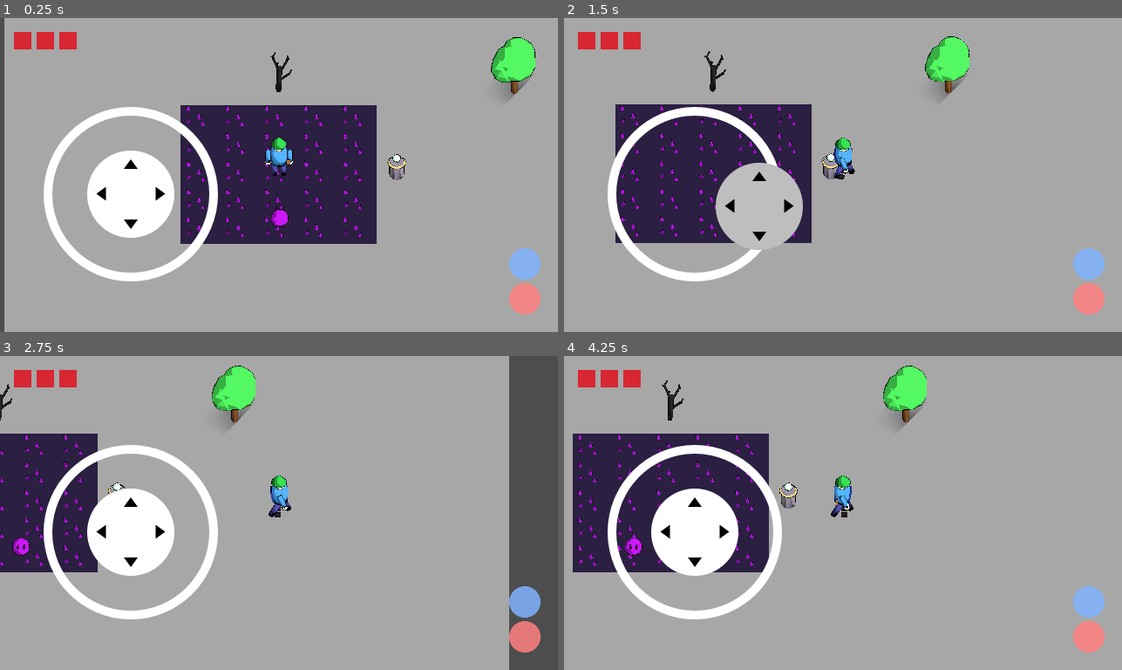
Above: before the commit, frames 1-4 (two rows, left to right).
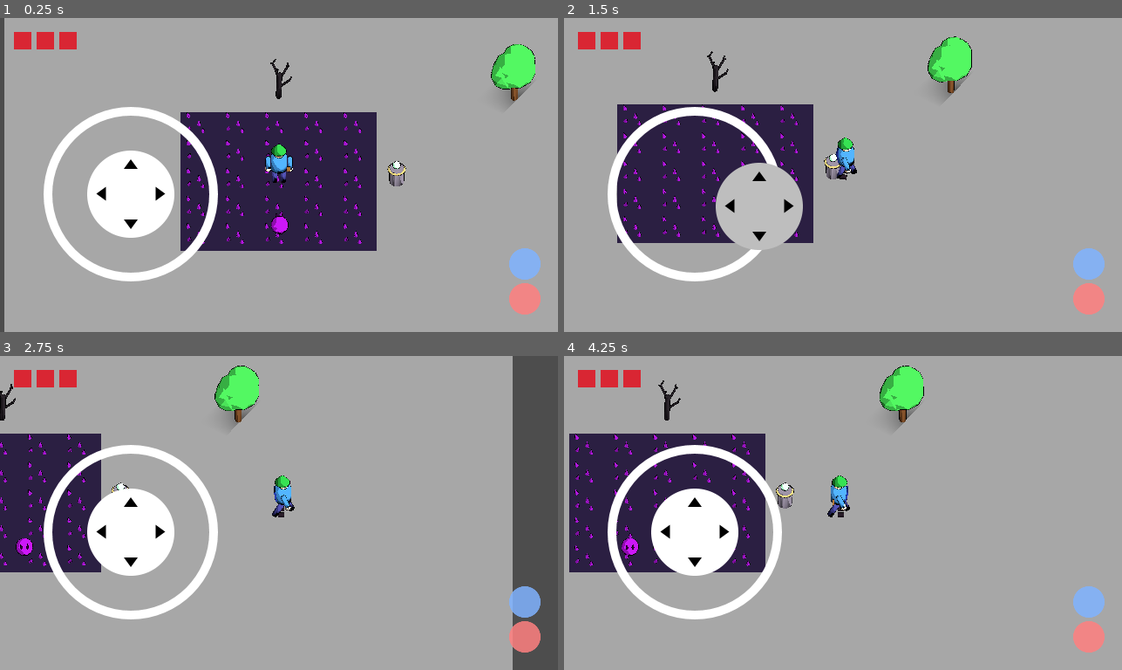
Above: after the commit, the same moments.

Repository: yogimathius/concept-01-restorative-zelda-3d
Game: Godot game, scene res://scenes/main.tscn
Same seed, same stepped clock (60 frames per second), same inputs: the game is played once before the commit and once after it.
Inputs (mouse positions are in pixels of both pictures, inside the frame that each line leads up to):
- Up to frame 1 (0.25 s): no input
- Up to frame 2 (1.5 s): move the mouse to (965, 159) at 0.52 s; hold D (move_right) 0.53-1.25 s; tap Space (attack) at 0.6 s; click (965, 159) at 0.67 s; drag from (731, 190) to (815, 237) at 1.27 s
- Up to frame 3 (2.75 s): move the mouse to (334, 443) at 2.02 s; hold D (move_right) from 2.03 s (still down); tap Space (attack) at 2.1 s
- Up to frame 4 (4.25 s): release D (move_right) at 2.75 s; drag from (815, 575) to (675, 465) at 2.77 s; move the mouse to (1010, 560) at 3.52 s; hold A (move_left) from 3.53 s (still down); tap Space (attack) at 3.6 s

The runs differ from the first frame. In frame 1, 4.5% of the frame differs, in the area x 32-96%, y 6-75%; in frame 2, 2.2%; in frame 3, 2.5%; in frame 4, 2.9%.

Commit message:
feat: add Juice autoload, synthesized SFX, safe flash, camera shake
Co-Authored-By: Claude Opus 5.5 <noreply@anthropic.com>

Diff:
--- a/project.godot
+++ b/project.godot
@@ -73,3 +73,4 @@
 [autoload]
 
 GameEvents="*res://scripts/game_events.gd"
+Juice="*res://scripts/core/juice.gd"
--- a/scripts/camera_rig.gd
+++ b/scripts/camera_rig.gd
@@ -1,14 +1,48 @@
 extends Camera3D
+## Orthographic follow camera: smoothed follow with a little look-ahead, and
+## trauma-based shake driven by Juice.shake().
 
 @export var target_path: NodePath
 @export var offset: Vector3 = Vector3(0, 8, 8)
+@export var follow_lag: float = 0.15
+@export var look_ahead_time: float = 0.12
+@export var max_shake_offset: float = 0.35
+@export var max_shake_roll_deg: float = 2.0
+@export var trauma_decay: float = 1.8
 
 var target: Node3D
+var trauma := 0.0
+var _focus := Vector3.ZERO
+var _time := 0.0
 
 func _ready() -> void:
 	target = get_node_or_null(target_path)
+	Juice.shake_requested.connect(add_trauma)
+	if target:
+		_focus = target.global_position
+		global_position = _focus + offset
+		look_at(_focus, Vector3.UP)
 
-func _process(_delta: float) -> void:
-	if target:
-		global_position = target.global_position + offset
-		look_at(target.global_position, Vector3.UP)
+func add_trauma(amount: float) -> void:
+	trauma = minf(1.0, trauma + amount)
+
+func _process(delta: float) -> void:
+	if target == null:
+		return
+	var goal := target.global_position
+	if target is CharacterBody3D:
+		var v: Vector3 = (target as CharacterBody3D).velocity
+		goal += Vector3(v.x, 0.0, v.z) * look_ahead_time
+	_focus = _focus.lerp(goal, 1.0 - exp(-delta / follow_lag))
+	global_position = _focus + offset
+	look_at(_focus, Vector3.UP)
+	_time += delta
+	if trauma > 0.0:
+		var s := trauma * trauma
+		var basis := global_transform.basis
+		global_position += (basis.x * _noise(1.0) + basis.y * _noise(2.0)) * max_shake_offset * s
+		rotate_object_local(Vector3.FORWARD, deg_to_rad(max_shake_roll_deg) * s * _noise(3.0))
+		trauma = maxf(0.0, trauma - trauma_decay * delta)
+
+func _noise(seed: float) -> float:
+	return sin(_time * 37.0 + seed * 11.3) * cos(_time * 23.0 + seed * 5.1)
--- /dev/null
+++ b/scripts/core/juice.gd
@@ -0,0 +1,79 @@
+extends Node
+## Game-feel toolkit (autoload "Juice"). Every verb connection, overload,
+## heart loss and restore calls through here so feel is tuned in one place.
+
+signal shake_requested(trauma: float)
+
+const HITSTOP_SCALE := 0.05
+const PLAYER_POOL_SIZE := 8
+
+var hitstop_enabled := true
+var _hitstop_until_ms := 0
+var _players: Array[AudioStreamPlayer] = []
+var _next_player := 0
+
+func _ready() -> void:
+	process_mode = Node.PROCESS_MODE_ALWAYS
+	for i in PLAYER_POOL_SIZE:
+		var p := AudioStreamPlayer.new()
+		add_child(p)
+		_players.append(p)
+
+func hitstop(ms: int) -> void:
+	if not hitstop_enabled or ms <= 0:
+		return
+	_hitstop_until_ms = maxi(_hitstop_until_ms, Time.get_ticks_msec() + ms)
+	Engine.time_scale = HITSTOP_SCALE
+	get_tree().create_timer(ms / 1000.0, true, false, true).timeout.connect(_on_hitstop_timer)
+
+func _on_hitstop_timer() -> void:
+	# only the timer for the longest pending hitstop restores time
+	if Time.get_ticks_msec() + 16 >= _hitstop_until_ms:
+		Engine.time_scale = 1.0
+
+func is_hitstopped() -> bool:
+	return Engine.time_scale < 1.0
+
+func shake(trauma: float) -> void:
+	shake_requested.emit(clampf(trauma, 0.0, 1.0))
+
+func haptic(ms: int) -> void:
+	if OS.has_feature("mobile"):
+		Input.vibrate_handheld(ms)
+
+func sfx(name: String, pitch_jitter := 0.08) -> void:
+	var stream := SfxSynth.get_stream(name)
+	if stream == null:
+		push_warning("Juice.sfx: unknown sound '%s'" % name)
+		return
+	var player := _players[_next_player]
+	_next_player = (_next_player + 1) % _players.size()
+	player.stream = stream
+	player.pitch_scale = 1.0 + randf_range(-pitch_jitter, pitch_jitter)
+	player.play()
+
+func burst(at: Vector3, color: Color, amount := 14) -> void:
+	var parent: Node = get_tree().current_scene if get_tree().current_scene else get_tree().root
+	var particles := CPUParticles3D.new()
+	particles.one_shot = true
+	particles.emitting = false
+	particles.amount = amount
+	particles.lifetime = 0.35
+	particles.explosiveness = 1.0
+	particles.direction = Vector3.UP
+	particles.spread = 70.0
+	particles.initial_velocity_min = 2.5
+	particles.initial_velocity_max = 5.0
+	particles.gravity = Vector3(0, -12, 0)
+	var mesh := SphereMesh.new()
+	mesh.radius = 0.06
+	mesh.height = 0.12
+	var mat := StandardMaterial3D.new()
+	mat.shading_mode = BaseMaterial3D.SHADING_MODE_UNSHADED
+	mat.albedo_color = color
+	mesh.material = mat
+	particles.mesh = mesh
+	parent.add_child(particles)
+	particles.global_position = at
+	particles.emitting = true
+	get_tree().create_timer(1.0, true, false, true).timeout.connect(particles.queue_free)
--- /dev/null
+++ b/scripts/core/sfx_synth.gd
@@ -0,0 +1,55 @@
+class_name SfxSynth
+extends RefCounted
+## Procedural placeholder SFX so every action has a sound before real audio
+## exists. Streams are generated once and cached.
+
+const MIX_RATE := 22050
+## name -> [waveform ("sine" | "square" | "noise"), start_hz, end_hz, seconds, volume]
+const PRESETS := {
+	"shove_hit": ["square", 150.0, 45.0, 0.18, 0.7],
+	"shove_whiff": ["noise", 0.0, 0.0, 0.10, 0.25],
+	"dash": ["noise", 0.0, 0.0, 0.12, 0.3],
+	"heart_lost": ["square", 440.0, 110.0, 0.35, 0.6],
+	"overload_root": ["sine", 90.0, 40.0, 0.5, 0.8],
+	"overload_surge": ["square", 300.0, 900.0, 0.3, 0.5],
+	"hazard": ["noise", 0.0, 0.0, 0.4, 0.5],
+}
+
+static var _cache: Dictionary = {}
+
+static func get_stream(name: String) -> AudioStreamWAV:
+	if _cache.has(name):
+		return _cache[name]
+	if not PRESETS.has(name):
+		return null
+	var p: Array = PRESETS[name]
+	var stream := make(p[0], p[1], p[2], p[3], p[4])
+	_cache[name] = stream
+	return stream
+
+static func make(wave: String, start_hz: float, end_hz: float, seconds: float, volume: float) -> AudioStreamWAV:
+	var samples := int(seconds * MIX_RATE)
+	var bytes := PackedByteArray()
+	bytes.resize(samples * 2)
+	var rng := RandomNumberGenerator.new()
+	rng.seed = 1
+	var phase := 0.0
+	for i in samples:
+		var t := float(i) / samples
+		phase += lerpf(start_hz, end_hz, t) / MIX_RATE
+		var s: float
+		match wave:
+			"sine":
+				s = sin(phase * TAU)
+			"square":
+				s = 1.0 if fmod(phase, 1.0) < 0.5 else -1.0
+			_:
+				s = rng.randf() * 2.0 - 1.0
+		var envelope := (1.0 - t) * (1.0 - t)
+		bytes.encode_s16(i * 2, int(clampf(s * envelope * volume, -1.0, 1.0) * 32767.0))
+	var stream := AudioStreamWAV.new()
+	stream.format = AudioStreamWAV.FORMAT_16_BITS
+	stream.mix_rate = MIX_RATE
+	stream.stereo = false
+	stream.data = bytes
+	return stream
--- a/scripts/toon_util.gd
+++ b/scripts/toon_util.gd
@@ -22,3 +22,21 @@
 	for child in node.get_children():
 		get_mesh_instances(child, out)
 	return out
+
+## Briefly tints every toon surface under root. Safe to overlap: the true
+## base colour is remembered in material meta, so a second flash can't
+## capture the first flash's colour as "original".
+static func flash(owner: Node, root: Node, color: Color, duration: float = 0.12) -> void:
+	var touched: Array[ShaderMaterial] = []
+	for m in get_mesh_instances(root):
+		for i in range(m.mesh.get_surface_count()):
+			var mat: Material = m.get_active_material(i)
+			if mat is ShaderMaterial and not touched.has(mat):
+				if not mat.has_meta("toon_base_color"):
+					mat.set_meta("toon_base_color", mat.get_shader_parameter("base_color"))
+				mat.set_shader_parameter("base_color", color)
+				touched.append(mat)
+	owner.get_tree().create_timer(duration, true, false, true).timeout.connect(func() -> void:
+		for mat in touched:
+			if is_instance_valid(mat):
+				mat.set_shader_parameter("base_color", mat.get_meta("toon_base_color")))
--- a/tests/test_case.gd
+++ b/tests/test_case.gd
@@ -12,10 +12,14 @@
 	world = Node3D.new()
 	world.name = "TestWorld"
 	tree.root.add_child(world)
+	# global time scaling would skew physics timing in tests. Looked up at
+	# runtime: autoload names aren't resolvable when run_all.gd compiles this.
+	tree.root.get_node("Juice").hitstop_enabled = false
 
 func after_each() -> void:
 	if is_instance_valid(world):
 		world.queue_free()
+	tree.root.get_node("Juice").hitstop_enabled = true
 	Engine.time_scale = 1.0
 	await tree.process_frame
 
--- /dev/null
+++ b/tests/unit/test_juice.gd
@@ -0,0 +1,69 @@
+extends TestCase
+
+const TOON: ShaderMaterial = preload("res://shaders/toon_outline_material.tres")
+const CameraRig := preload("res://scripts/camera_rig.gd")
+
+func test_hitstop_slows_time_then_restores() -> void:
+	Juice.hitstop_enabled = true
+	Juice.hitstop(50)
+	check_near(Engine.time_scale, 0.05, 0.0001, "time slowed during hitstop")
+	await wait_ms(200)
+	check_near(Engine.time_scale, 1.0, 0.0001, "time restored after hitstop")
+
+func test_overlapping_hitstops_restore_once_after_longest() -> void:
+	Juice.hitstop_enabled = true
+	Juice.hitstop(40)
+	Juice.hitstop(250)
+	await wait_ms(120)
+	check_near(Engine.time_scale, 0.05, 0.0001, "short hitstop must not end the long one")
+	await wait_ms(300)
+	check_near(Engine.time_scale, 1.0, 0.0001, "time restored after the longest hitstop")
+
+func test_disabled_hitstop_does_nothing() -> void:
+	Juice.hitstop_enabled = false
+	Juice.hitstop(100)
+	check_near(Engine.time_scale, 1.0, 0.0001, "disabled hitstop leaves time alone")
+
+func test_shake_clamps_and_emits() -> void:
+	var got := [-1.0]
+	var cb := func(t: float) -> void: got[0] = t
+	Juice.shake_requested.connect(cb)
+	Juice.shake(3.0)
+	Juice.shake_requested.disconnect(cb)
+	check_near(got[0], 1.0, 0.0001, "trauma clamped to 1")
+
+func test_sfx_synth_builds_and_caches_presets() -> void:
+	var s := SfxSynth.get_stream("shove_hit")
+	check(s != null, "known preset builds")
+	check(s.data.size() == int(0.18 * SfxSynth.MIX_RATE) * 2, "16-bit mono sample count matches duration")
+	check(SfxSynth.get_stream("shove_hit") == s, "stream cached")
+	check(SfxSynth.get_stream("nope") == null, "unknown preset is null")
+
+func test_overlapping_flashes_restore_original_color() -> void:
+	var mi := MeshInstance3D.new()
+	mi.mesh = BoxMesh.new()
+	world.add_child(mi)
+	ToonUtil.apply_toon(mi, TOON)
+	var mat: ShaderMaterial = mi.get_surface_override_material(0)
+	var original: Color = mat.get_shader_parameter("base_color")
+	ToonUtil.flash(mi, mi, Color.WHITE, 0.05)
+	ToonUtil.flash(mi, mi, Color.RED, 0.05)
+	check(mat.get_shader_parameter("base_color") == Color.RED, "latest flash colour shows")
+	await wait_ms(200)
+	check(mat.get_shader_parameter("base_color") == original, "original colour restored, not the first flash colour")
+
+func test_camera_follows_target_and_shake_decays() -> void:
+	var target := Node3D.new()
+	target.name = "Target"
+	world.add_child(target)
+	var cam = CameraRig.new()   # untyped: trauma/target_path live on the script, not Camera3D
+	cam.target_path = NodePath("../Target")
+	world.add_child(cam)
+	await wait_ms(50)
+	target.global_position = Vector3(4, 0, 0)
+	await wait_ms(1000)
+	check_near(cam.global_position.x, 4.0, 0.1, "camera converges on target x")
+	Juice.shake(0.5)
+	check_near(cam.trauma, 0.5, 0.001, "camera receives shake trauma")
+	await wait_ms(600)
+	check(cam.trauma < 0.1, "trauma decays")
Not shown, added: tests/unit/test_influence.gd.uid
Not shown, added: tests/unit/test_juice.gd.uid
Not shown, added: tests/unit/test_state_gauge.gd.uid
Not shown, changed: dev/test.sh
